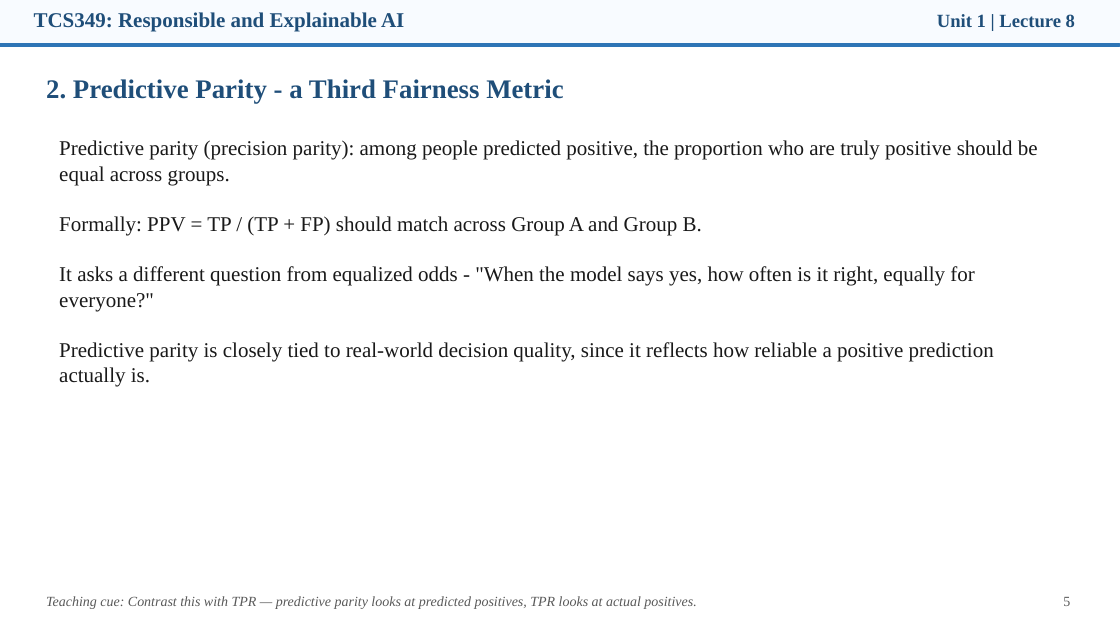
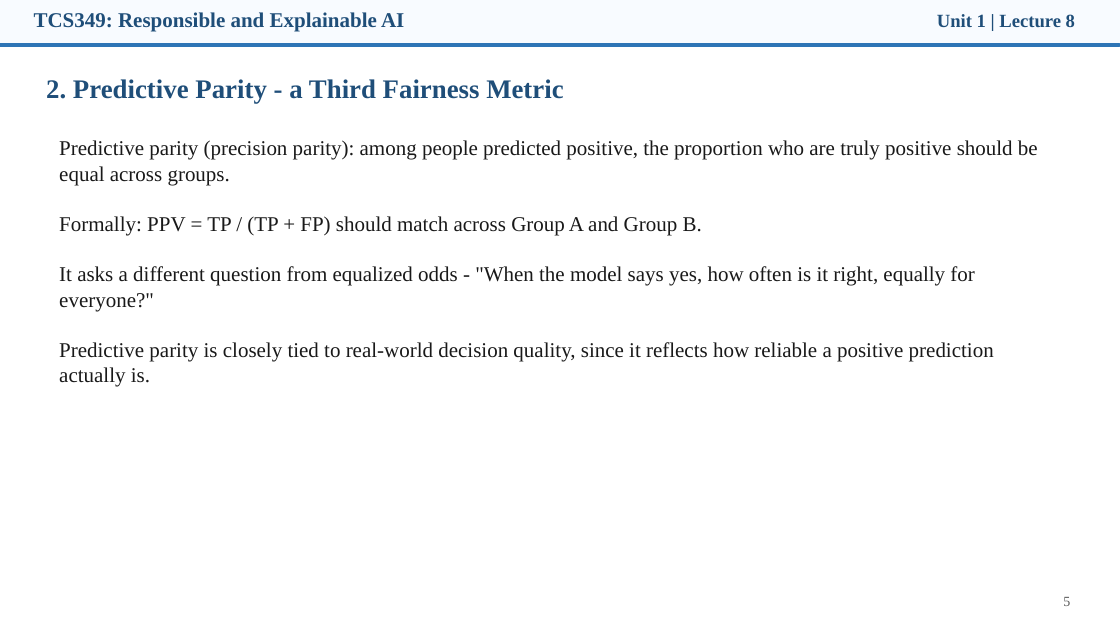
Before and after one commit to manojkaushik/manojkaushik.github.io, a slide deck: slide 3 of assets/TCS349/Unit-1/Lecture8-9_Fairness_Tradeoffs_Mitigation.pptx (slide 5 before the commit). Drawn at 1120x630 pixels with LibreOffice and Linux fonts; fonts in the diff are those of the drawing. Boxes give left, top, right and bottom in pixels: in the first picture for what was removed or moved away, otherwise in the second. Text is boxed around its words. In the diff, an @@ line names an element or a change of style, - is before the commit and + after.

```diff
--- a/assets/TCS349/Unit-1/Lecture8-9_Fairness_Tradeoffs_Mitigation.pptx
+++ b/assets/TCS349/Unit-1/Lecture8-9_Fairness_Tradeoffs_Mitigation.pptx
@@ text removed at bbox=[46, 596, 696, 609] @@
-Teaching cue: Contrast this with TPR — predictive parity looks at predicted positives, TPR looks at actual positives.
```
Also in this commit, not shown: 13 other slides changed, 5 slides removed, 28 other files.
